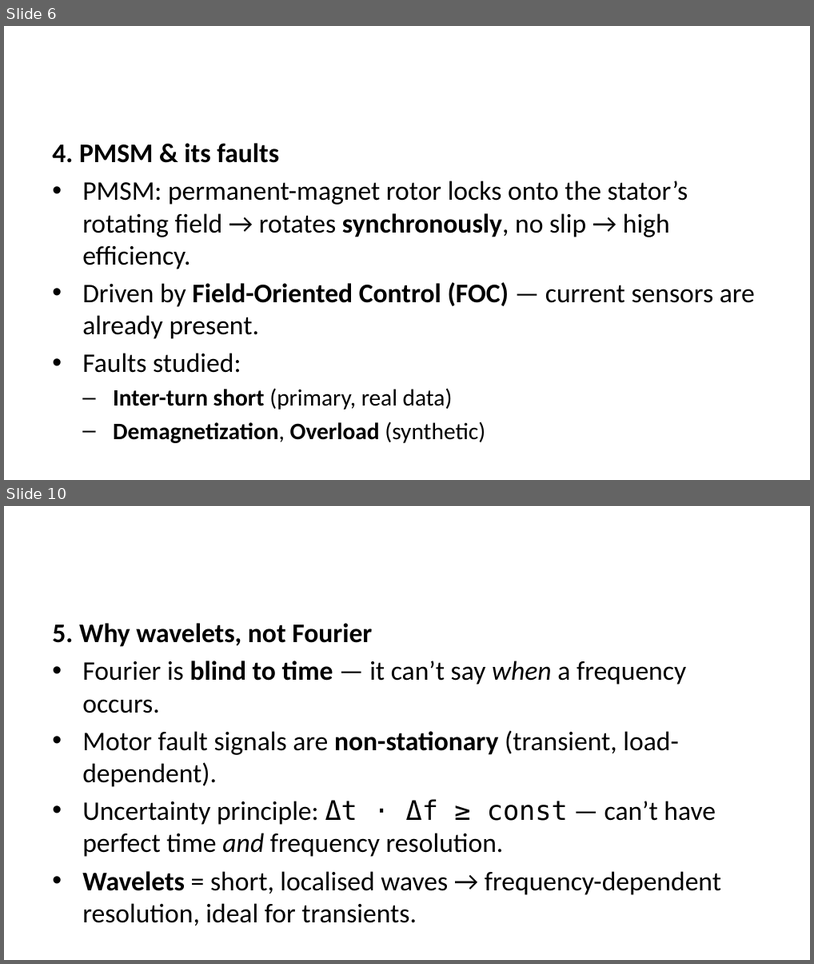
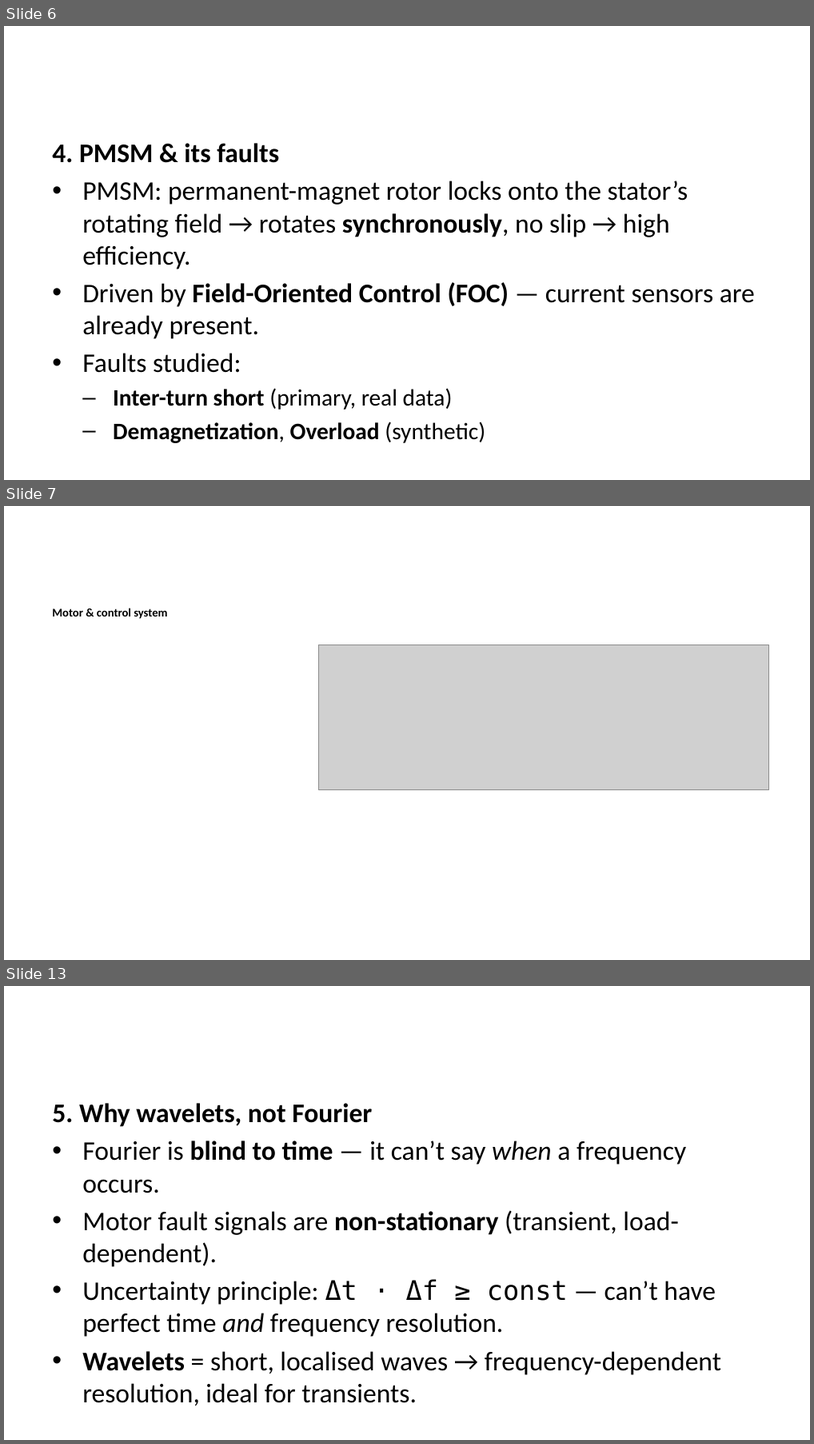
Before and after one commit to molhamfetnah/pmsm-fault-diagnosis-cnn-scalogram, a slide deck: docs/build/slides.pptx. Shown one above the other, each under a label of ours: slides 6 and 10 before the commit, slides 6, 7 and 13 after it; the slides between them are not shown. The pictures are 814x964 and 814x1444 pixels, drawn with LibreOffice and Linux fonts; fonts in the diff are those of the drawing; grey boxes stand for pictures. Boxes give left, top, right and bottom in pixels: in the first picture for what was removed or moved away, otherwise in the second. Text is boxed around its words. In the diff, an @@ line names an element or a change of style, - is before the commit and + after.

```diff
--- a/docs/build/slides.pptx
+++ b/docs/build/slides.pptx
@@ slide 7 added at (x1=4, y1=506, x2=810, y2=960), background #FFFFFF @@
@@ text added at (x1=52, y1=608, x2=167, y2=619), 10.5 pt, text #000000, bold @@
+Motor & control system
@@ picture added at (x1=318, y1=644, x2=769, y2=789) @@
@@ what was slide 10 is now slide 13 @@
```
Also in this commit, not shown: 5 slides changed, 4 other slides added, 20 other files.
